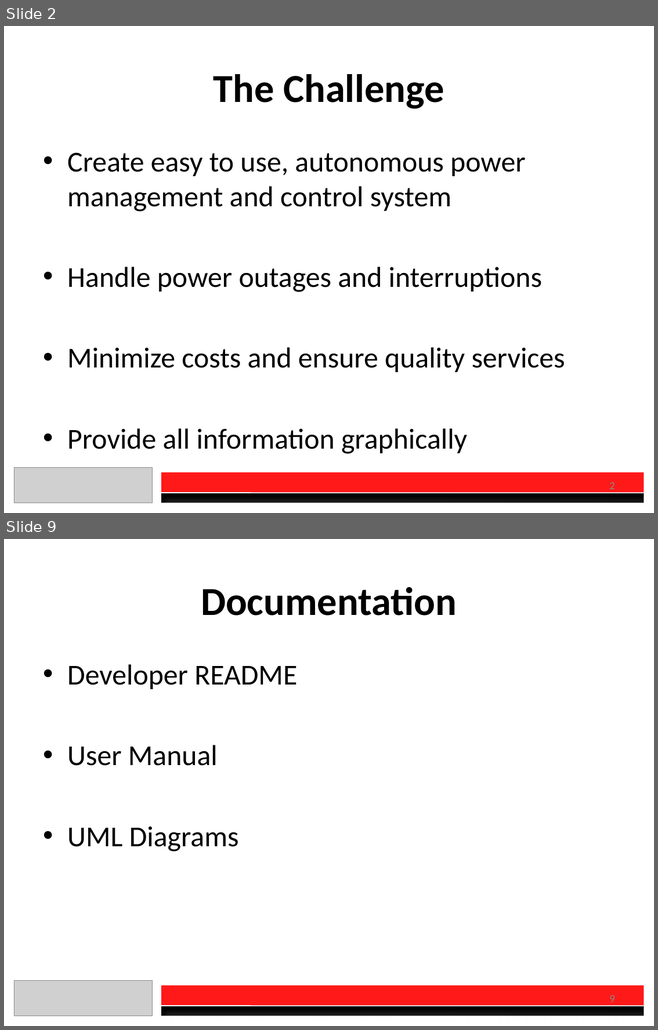
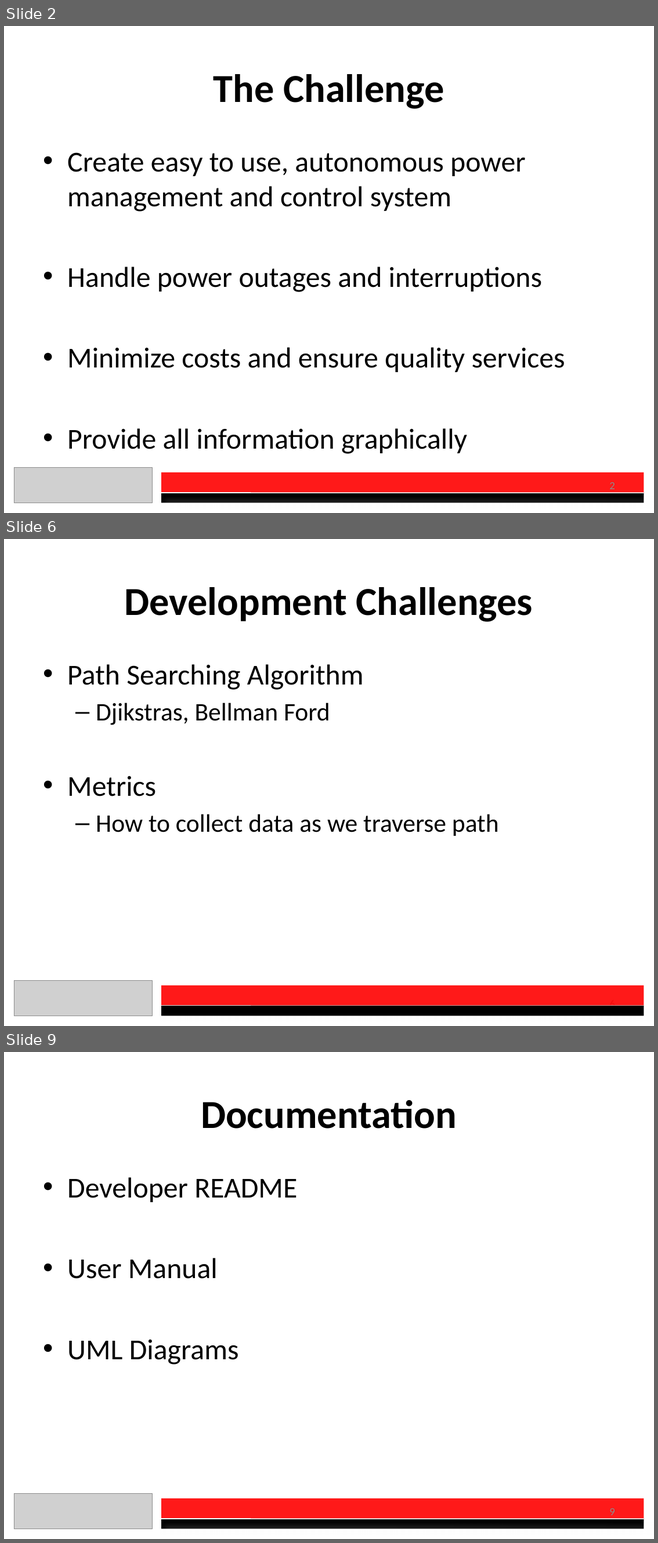
Before and after one commit to DanielSauve/OEC2017, a slide deck: Presentation.pptx. Shown one above the other, each under a label of ours: slides 2 and 9 before the commit, slides 2, 6 and 9 after it; the slides between them are not shown. The pictures are 658x1030 and 658x1543 pixels, drawn with LibreOffice and Linux fonts; fonts in the diff are those of the drawing; grey boxes stand for pictures. Boxes give left, top, right and bottom in pixels: in the first picture for what was removed or moved away, otherwise in the second. Text is boxed around its words. In the diff, an @@ line names an element or a change of style, - is before the commit and + after.

```diff
--- a/Presentation.pptx
+++ b/Presentation.pptx
@@ slide 6 added at bbox=[4, 539, 654, 1026], background #FFFFFF @@
@@ title added at bbox=[125, 587, 533, 622], 44 pt, text #000000, bold @@
+Development Challenges
@@ text added at bbox=[67, 664, 499, 836], 28 pt, text #000000 @@
+• Path Searching Algorithm
+  – Djikstras, Bellman Ford
+• Metrics
+  – How to collect data as we traverse path
@@ picture added at bbox=[14, 981, 152, 1016] @@
@@ rectangle added at bbox=[161, 986, 643, 1006], fill #FF0000 at 90% opacity @@
@@ line added from (161, 1006) to (643, 1006), #FFFFFF 1 pt @@
@@ rectangle added at bbox=[161, 1006, 643, 1016], fill #000000 @@
@@ page number added at bbox=[609, 1005, 614, 1011], 12 pt, text #8C8C8C @@
+6
```
Also in this commit, not shown: 4 slides changed, 2 other slides added, 3 slides removed, 1 other file.
